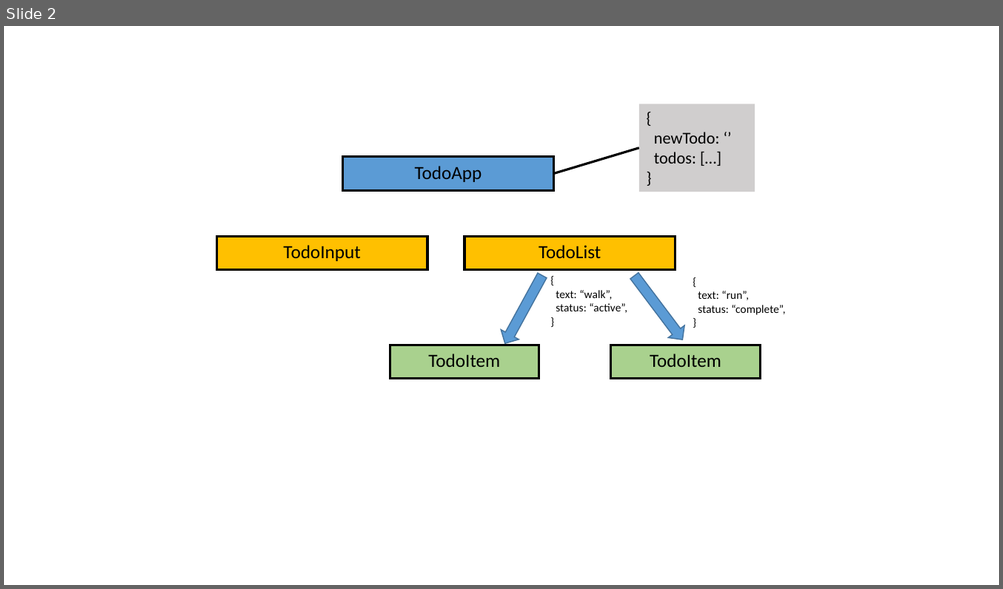
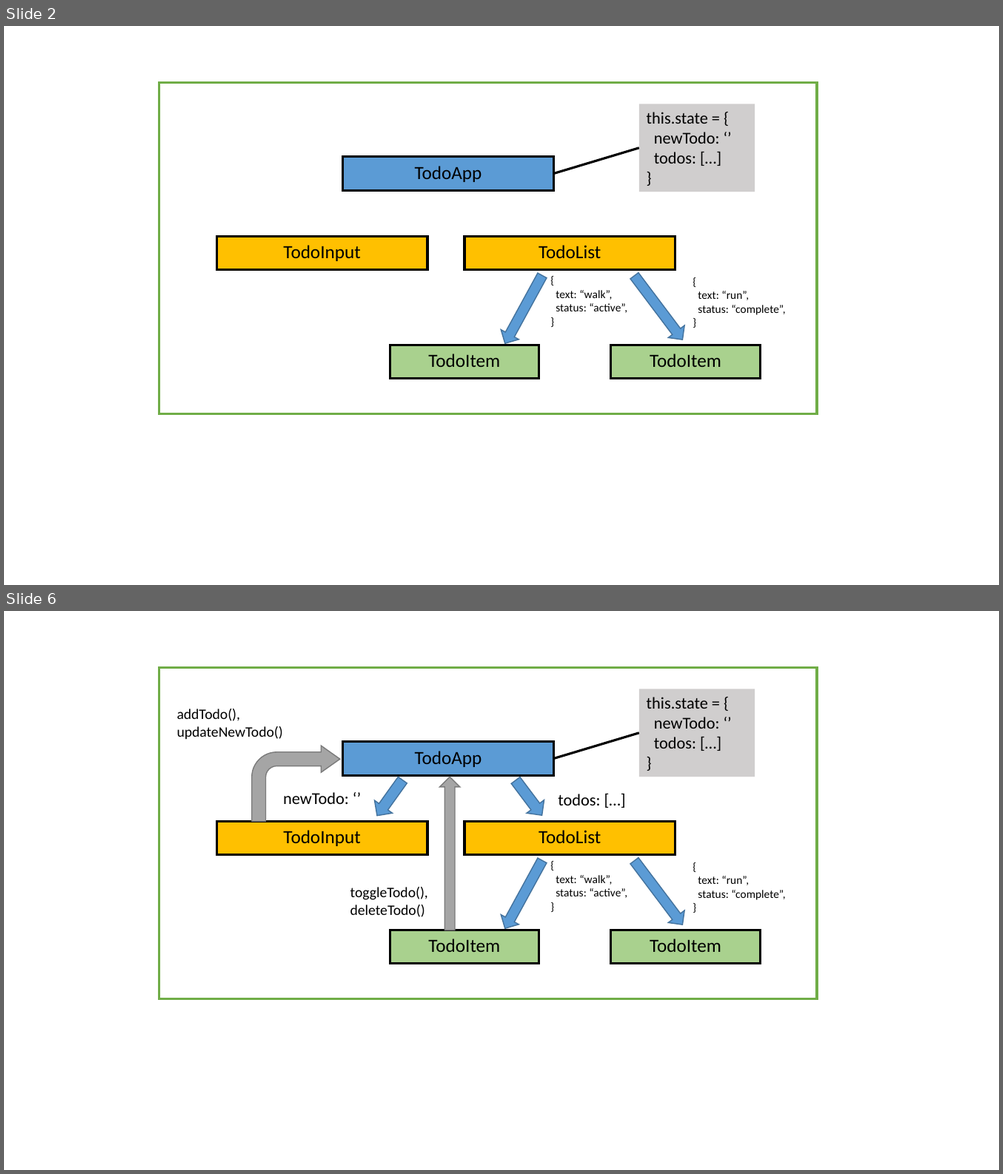
Before and after one commit to topscores/spa-with-react-presentation, a slide deck: assets/step3/step3.pptx. Shown one above the other, each under a label of ours: slide 2 before the commit, slides 2 and 6 after it; the slides between them are not shown. The pictures are 1003x589 and 1003x1174 pixels, drawn with LibreOffice and Linux fonts; fonts in the diff are those of the drawing. Boxes give left, top, right and bottom in pixels: in the first picture for what was removed or moved away, otherwise in the second. Text is boxed around its words. In the diff, an @@ line names an element or a change of style, - is before the commit and + after.

```diff
--- a/assets/step3/step3.pptx
+++ b/assets/step3/step3.pptx
@@ slide 6 added at <box>4,611,999,1170</box>, background #FFFFFF @@
@@ rectangle added at <box>159,668,817,999</box>, fill #FFFFFF, outline #70AD47 2.25 pt @@
@@ rectangle added at <box>639,689,754,777</box>, fill #D0CECE, 16 pt, text #000000 @@
+this.state = {
+newTodo: ‘’
+todos: […]
+}
@@ text added at <box>177,709,283,739</box>, 14 pt, text #000000 @@
+addTodo(),
+updateNewTodo()
@@ rectangle added at <box>343,742,553,776</box>, fill #5B9BD5, outline #000000 2.25 pt, 18 pt, text #000000 @@
+TodoApp
@@ line added from (639, 733) to (553, 759), #000000 2.25 pt @@
@@ bent arrow added at <box>252,746,340,821</box>, fill #A5A5A5, outline #7A7A7A 1 pt @@
@@ right arrow added at <box>369,774,412,822</box>, fill #5B9BD5, outline #43739E 1 pt @@
@@ up arrow added at <box>440,777,460,931</box>, fill #A5A5A5, outline #7A7A7A 1 pt @@
@@ right arrow added at <box>507,774,551,822</box>, fill #5B9BD5, outline #43739E 1 pt @@
@@ text added at <box>283,792,349,804</box>, 16 pt, text #000000 @@
+newTodo: ‘’
@@ text added at <box>558,794,600,806</box>, 16 pt, text #000000 @@
+todos: […]
@@ rectangle added at <box>216,821,427,855</box>, fill #FFC000, outline #000000 2.25 pt, 18 pt, text #000000 @@
+TodoInput
@@ rectangle added at <box>464,821,674,855</box>, fill #FFC000, outline #000000 2.25 pt, 18 pt, text #000000 @@
+TodoList
@@ right arrow added at <box>626,854,690,931</box>, fill #5B9BD5, outline #43739E 1 pt @@
@@ right arrow added at <box>496,856,551,934</box>, fill #5B9BD5, outline #43739E 1 pt @@
@@ text added at <box>555,875,627,898</box>, 11 pt, text #000000 @@
+{
+text: “walk”,
+status: “active”,
+}
@@ text added at <box>697,876,785,900</box>, 11 pt, text #000000 @@
+{
+text: “run”,
+status: “complete”,
+}
@@ text added at <box>350,887,428,917</box>, 14 pt, text #000000 @@
+toggleTodo(),
+deleteTodo()
@@ rectangle added at <box>390,931,539,964</box>, fill #A9D18E, outline #000000 2.25 pt, 18 pt, text #000000 @@
+TodoItem
@@ rectangle added at <box>611,931,760,964</box>, fill #A9D18E, outline #000000 2.25 pt, 18 pt, text #000000 @@
+TodoItem
@@ slide 2 changed as well @@
@@ rectangle added at <box>159,83,817,414</box>, fill #FFFFFF, outline #70AD47 2.25 pt @@
@@ text in rectangle at <box>646,112,708,124</box>: text changed @@
-{
+this.state = {
```
Also in this commit, not shown: 1 other slide changed, 3 other slides added, 7 other files.
